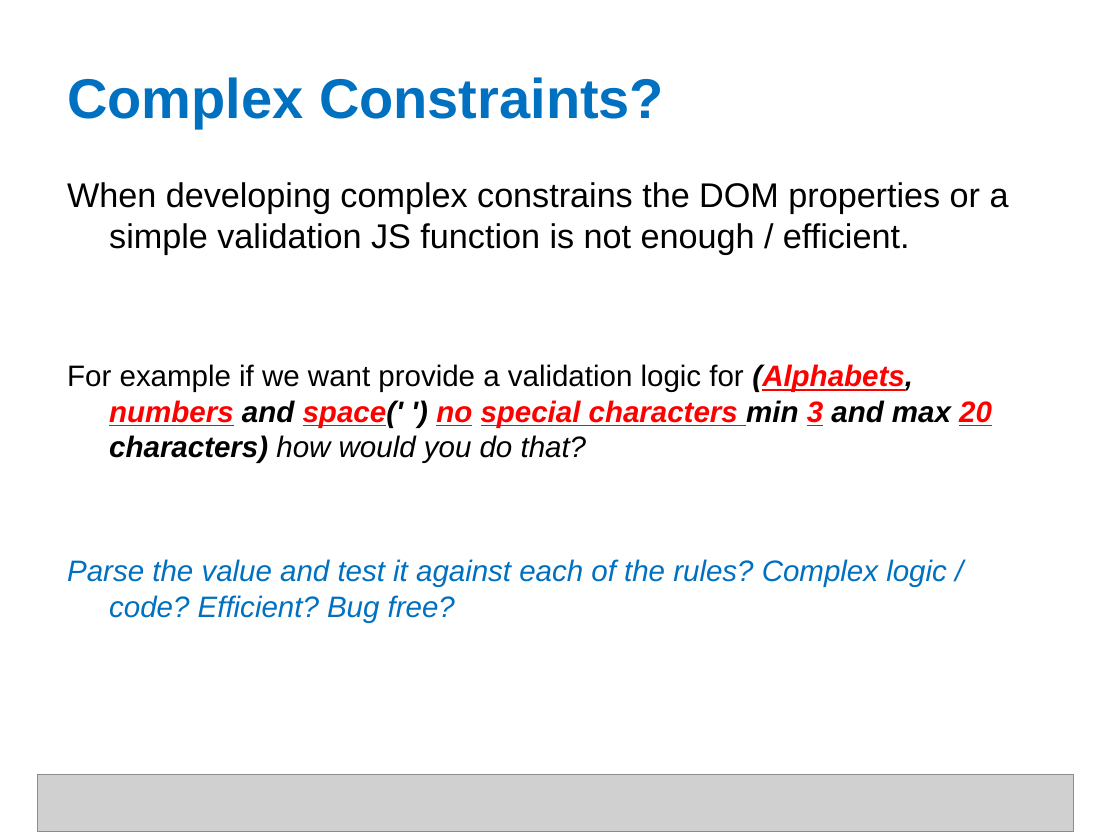
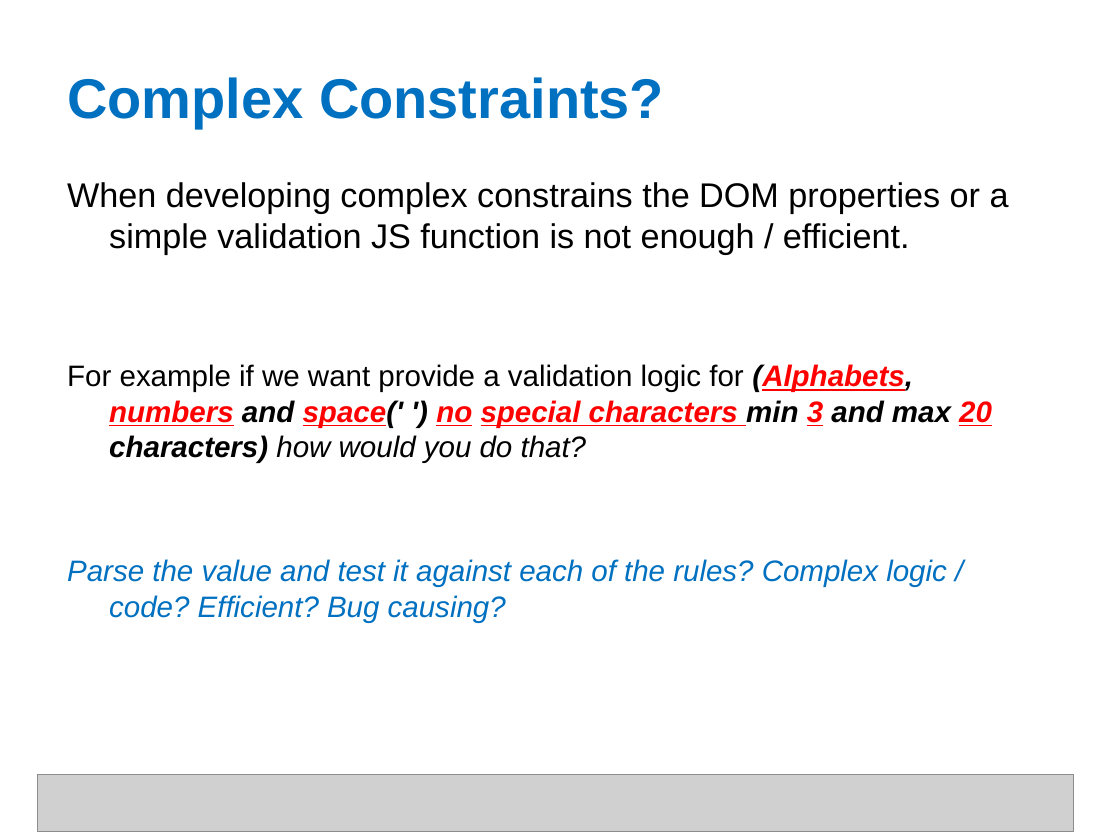
Before and after one commit to shyamTum/JavaScript, a slide deck: slide 32 of Final.pptx. Drawn at 1120x840 pixels with LibreOffice and Linux fonts; fonts in the diff are those of the drawing; grey boxes stand for pictures. Boxes give left, top, right and bottom in pixels: in the first picture for what was removed or moved away, otherwise in the second. Text is boxed around its words. In the diff, an @@ line names an element or a change of style, - is before the commit and + after.

```diff
--- a/Final.pptx
+++ b/Final.pptx
@@ text at [67, 559, 947, 623]: text changed @@
-Parse the value and test it against each of the rules? Complex logic / code? Efficient? Bug free?
+Parse the value and test it against each of the rules? Complex logic / code? Efficient? Bug causing?
```
Also in this commit, not shown: 4 other slides changed, 1 other file.
